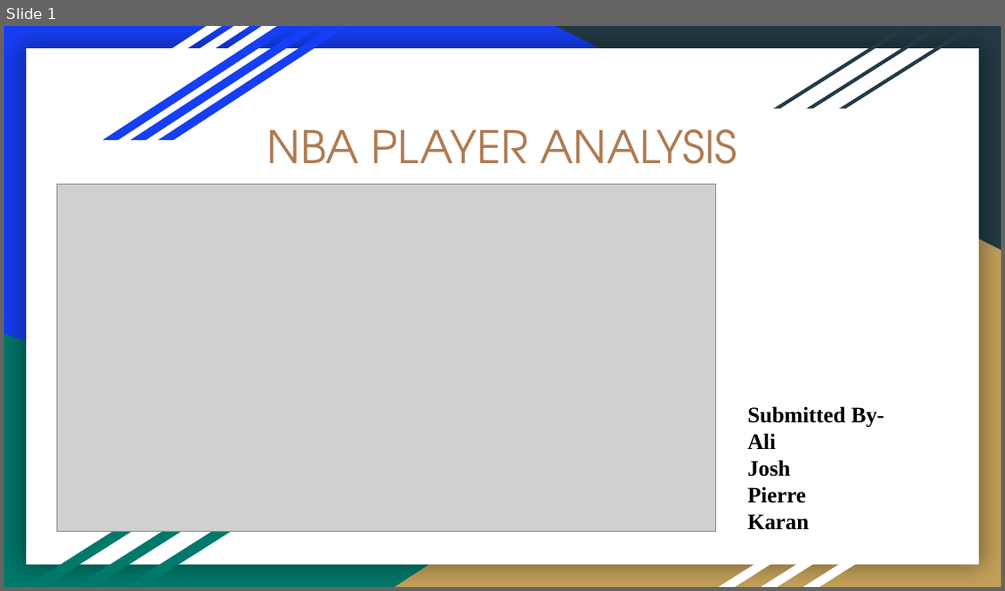
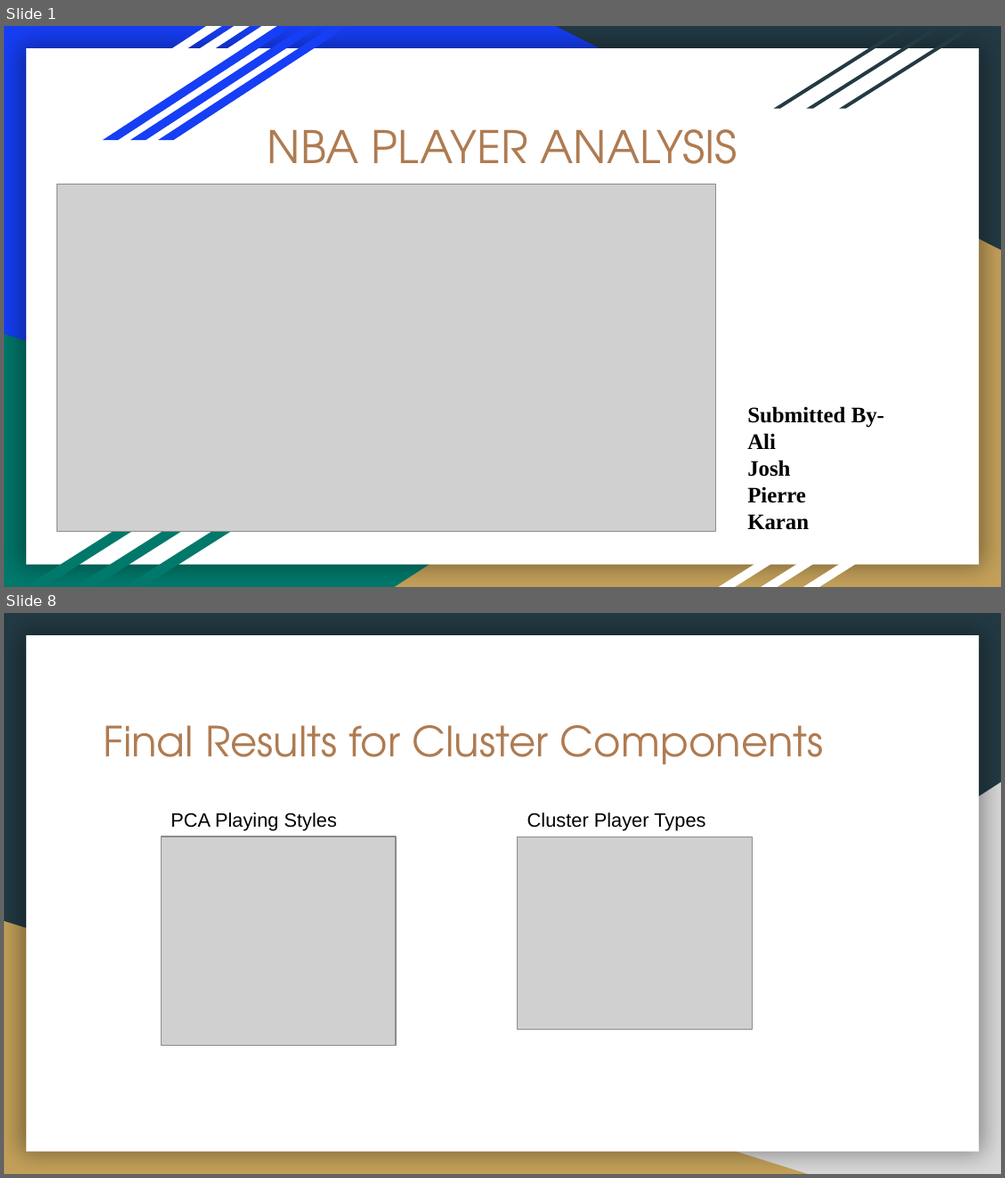
Before and after one commit to joshb738/NBA_Player_Analysis, a slide deck: Visualization/NBA_PLAYER_ANALYSIS.pptx. Shown one above the other, each under a label of ours: slide 1 before the commit, slides 1 and 8 after it; the slides between them are not shown. The pictures are 1005x591 and 1005x1178 pixels, drawn with LibreOffice and Linux fonts; fonts in the diff are those of the drawing; grey boxes stand for pictures. Boxes give left, top, right and bottom in pixels: in the first picture for what was removed or moved away, otherwise in the second. Text is boxed around its words. In the diff, an @@ line names an element or a change of style, - is before the commit and + after.

```diff
--- a/Visualization/NBA_PLAYER_ANALYSIS.pptx
+++ b/Visualization/NBA_PLAYER_ANALYSIS.pptx
@@ slide 8 added at (4, 613, 1001, 1174), background #233A44; not listed: 1 template element that a slide beside it also shows @@
@@ title added at (104, 725, 824, 764), 30 pt, text #AF7B51 @@
+Final Results for Cluster Components
@@ right triangle added at (395, 782, 1001, 1174), fill #D9D9D9 @@
@@ text added at (170, 812, 337, 831), 14 pt, text #000000 @@
+PCA Playing Styles
@@ text added at (527, 812, 705, 831), 14 pt, text #000000 @@
+Cluster Player Types
@@ picture added at (161, 836, 395, 1045) @@
@@ picture added at (518, 836, 752, 1029) @@
@@ right triangle added at (4, 921, 808, 1174), fill #C4A15A @@
```
Also in this commit, not shown: 5 slides changed, 5 other slides added, 10 slides removed, 1 other file.
